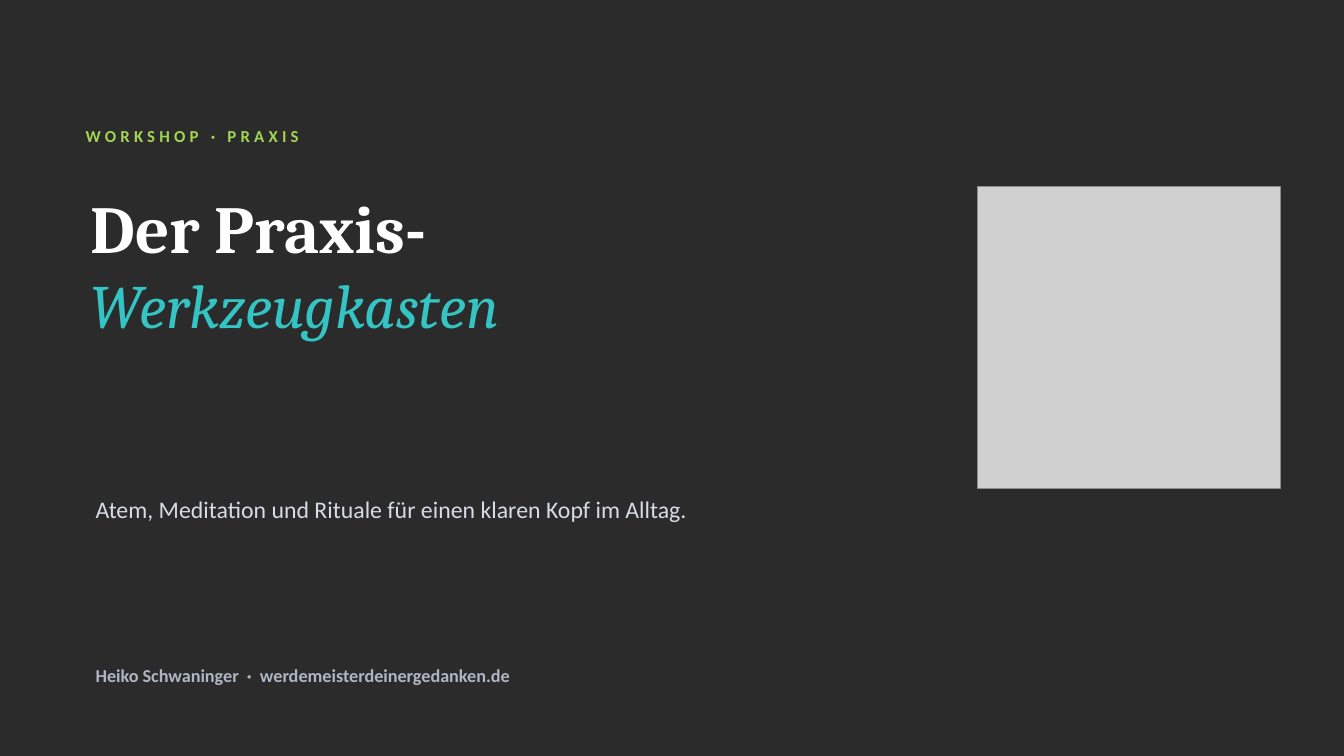
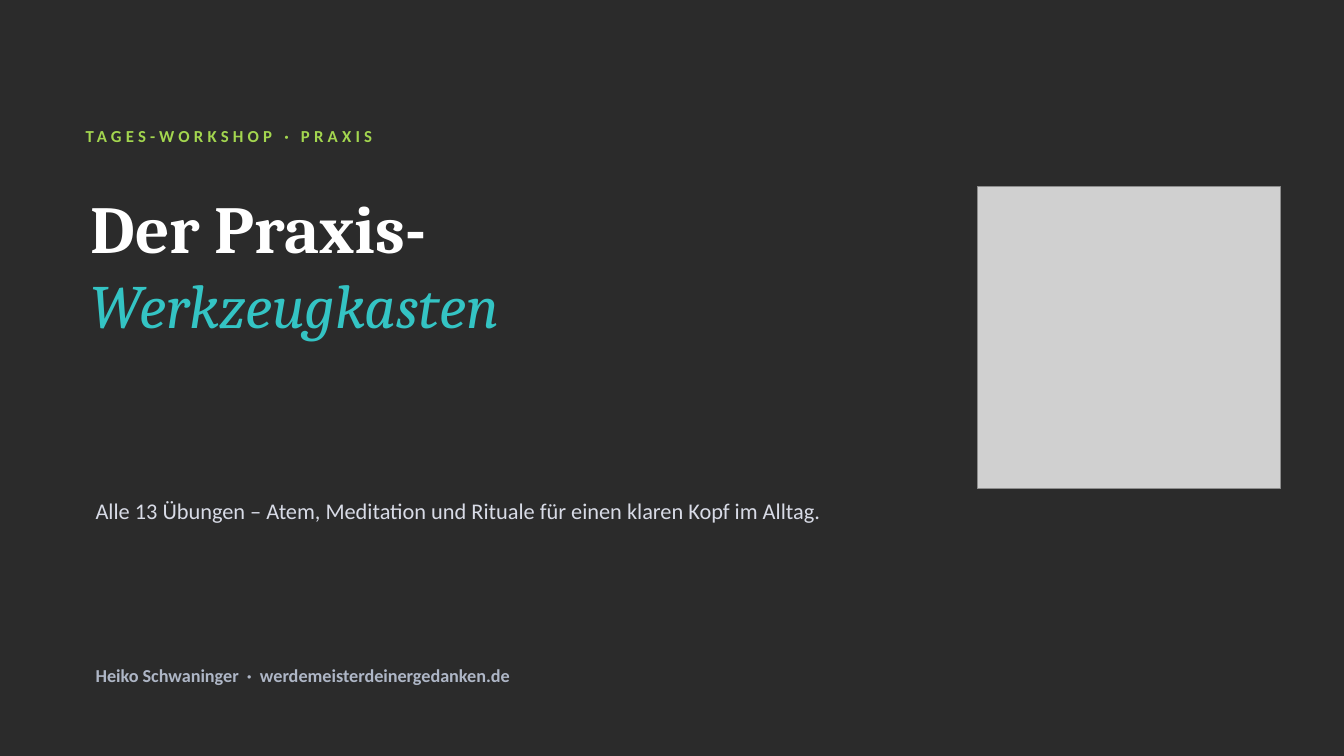
Before and after one commit to Heiko888/werdemeisterdeinergedanken, a slide deck: slide 1 of docs/workshop/praxis/WMDG-Workshop-Praxis-Werkzeugkasten.pptx. Drawn at 1344x756 pixels with LibreOffice and Linux fonts; fonts in the diff are those of the drawing; grey boxes stand for pictures; background and template pictures are left out; a plain dark background stands for a picture behind light text. Boxes give left, top, right and bottom in pixels: in the first picture for what was removed or moved away, otherwise in the second. Text is boxed around its words. In the diff, an @@ line names an element or a change of style, - is before the commit and + after.

```diff
--- a/docs/workshop/praxis/WMDG-Workshop-Praxis-Werkzeugkasten.pptx
+++ b/docs/workshop/praxis/WMDG-Workshop-Praxis-Werkzeugkasten.pptx
@@ text at [86,131,298,142]: text changed @@
-WORKSHOP · PRAXIS
+TAGES-WORKSHOP · PRAXIS
@@ text at [96,501,820,523]: text changed; size 17 to 16 pt @@
-Atem, Meditation und Rituale für einen klaren Kopf im Alltag.
+Alle 13 Übungen – Atem, Meditation und Rituale für einen klaren Kopf im Alltag.
```
Also in this commit, not shown: 15 other slides changed, 7 slides added, 3 other files.
